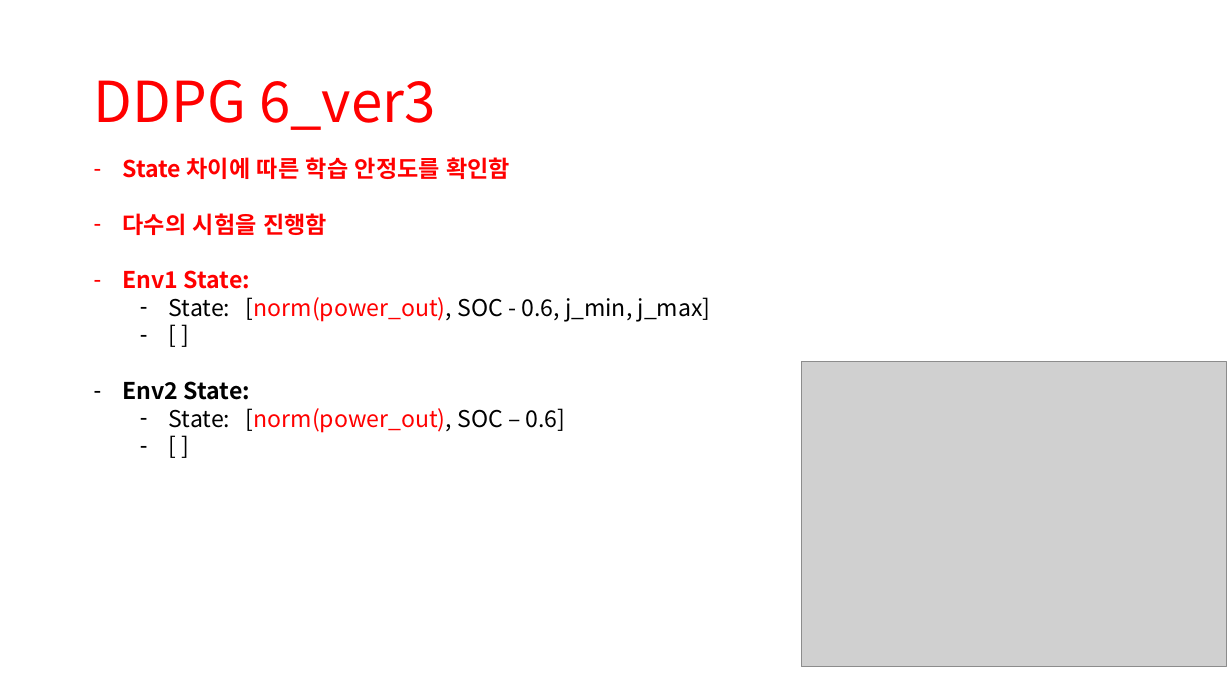
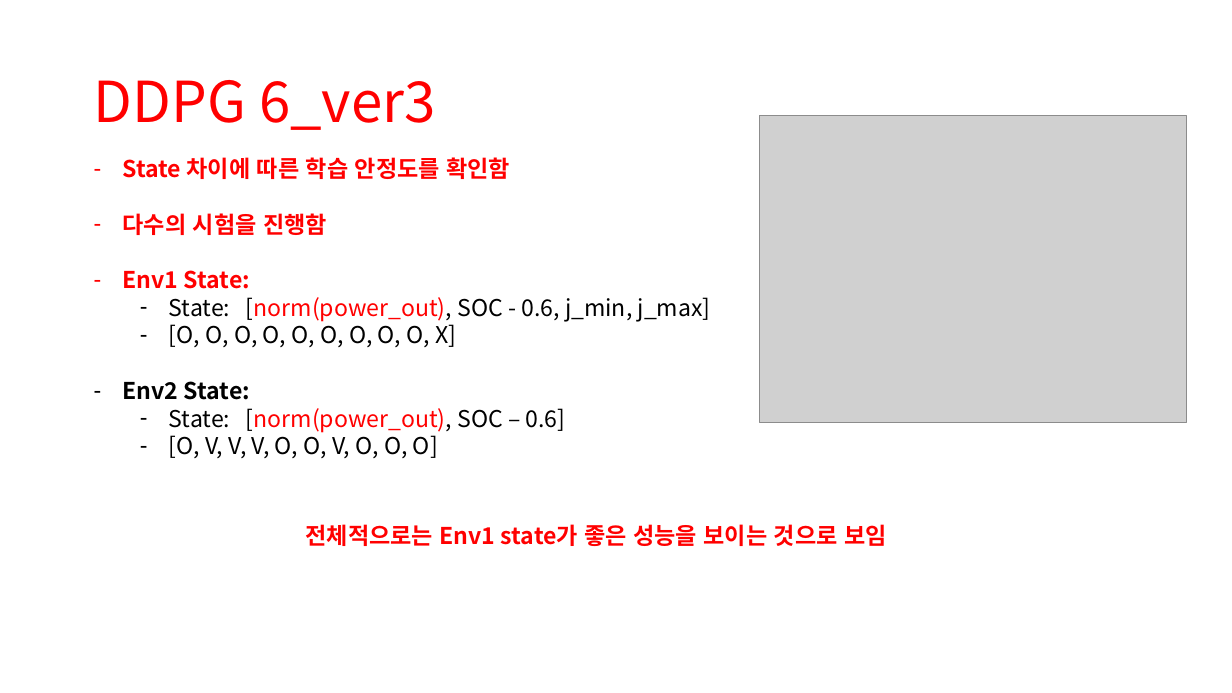
Before and after one commit to zidane89/experiment, a slide deck: slide 25 of 실험정리.pptx. Drawn at 1232x693 pixels with LibreOffice and Linux fonts; fonts in the diff are those of the drawing; grey boxes stand for pictures. Boxes give left, top, right and bottom in pixels: in the first picture for what was removed or moved away, otherwise in the second. Text is boxed around its words. In the diff, an @@ line names an element or a change of style, - is before the commit and + after.

```diff
--- a/실험정리.pptx
+++ b/실험정리.pptx
@@ picture: place and size @@
-picture at <box>801,361,1226,667</box>
+picture at <box>760,116,1187,422</box>
@@ text at <box>169,320,456,347</box>: text changed @@
-  – [ ]
+  – [O, O, O, O, O, O, O, O, O, X]
@@ text at <box>169,431,438,458</box>: text changed @@
-  – [ ]
+  – [O, V, V, V, O, O, V, O, O, O]
@@ text added at <box>306,524,887,546</box>, 18 pt, text #FF0000, bold @@
+전체적으로는 Env1 state가 좋은 성능을 보이는 것으로 보임
```
Also in this commit, not shown: 4 other slides changed, 2 slides added, 3 other files.
